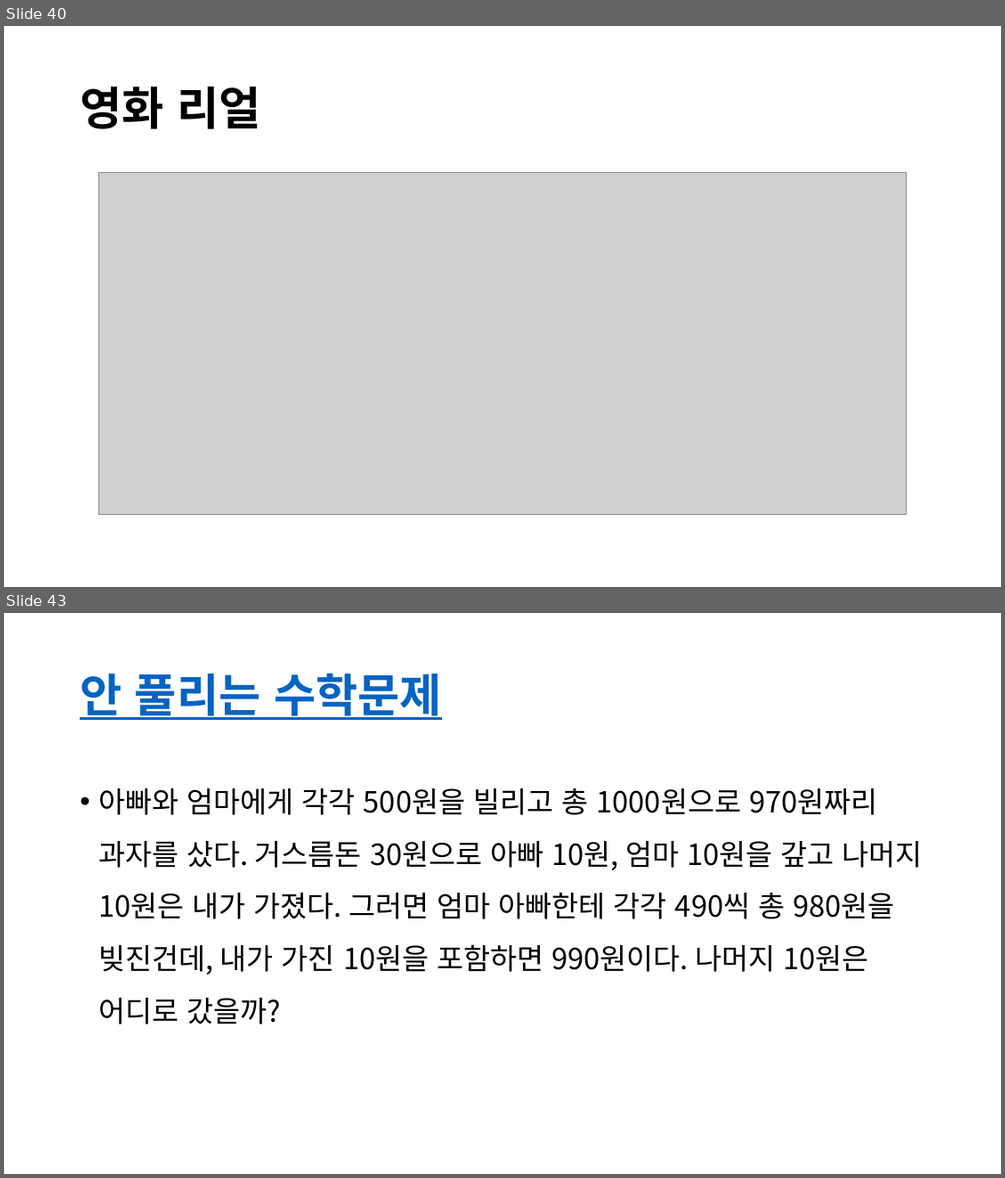
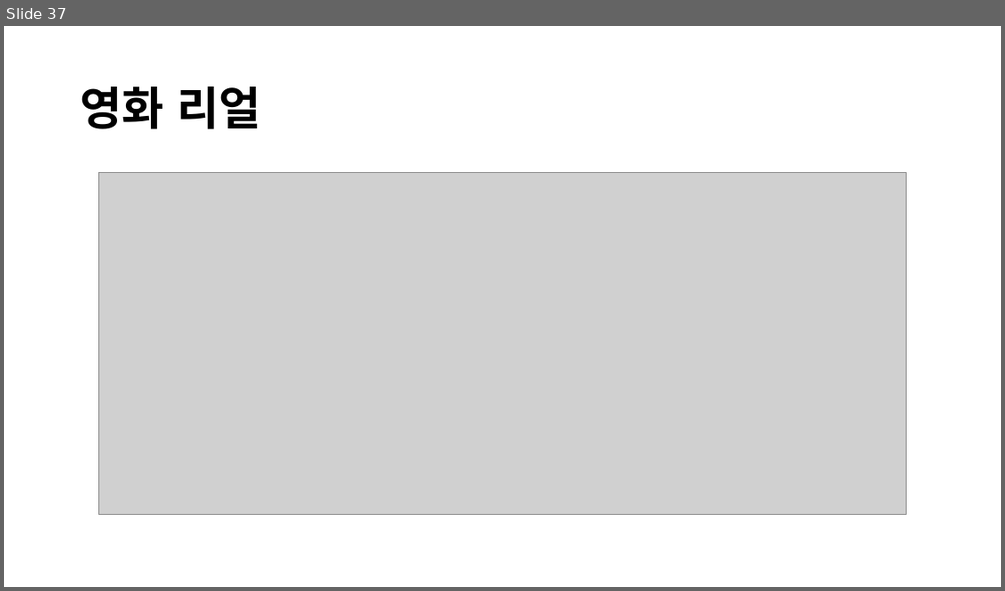
Before and after one commit to lolsaless/Python, a slide deck: PPT/202306023_북부청사 발표/프롬프트 실습(북부청사).pptx. Shown one above the other, each under a label of ours: slides 40 and 43 before the commit, slide 37 after it; the slides between them are not shown. The pictures are 1005x1178 and 1005x591 pixels, drawn with LibreOffice and Linux fonts; fonts in the diff are those of the drawing; grey boxes stand for pictures. Boxes give left, top, right and bottom in pixels: in the first picture for what was removed or moved away, otherwise in the second. Text is boxed around its words. In the diff, an @@ line names an element or a change of style, - is before the commit and + after.

```diff
--- a/PPT/202306023_북부청사 발표/프롬프트 실습(북부청사).pptx
+++ b/PPT/202306023_북부청사 발표/프롬프트 실습(북부청사).pptx
@@ slide 43 removed at [4, 613, 1001, 1174], background #FFFFFF @@
@@ title removed at [80, 673, 442, 720] @@
-안 풀리는 수학문제
@@ text removed at [98, 788, 922, 1024] @@
-• 아빠와 엄마에게 각각 500원을 빌리고 총 1000원으로 970원짜리 과자를 샀다. 거스름돈 30원으로 아빠 10원, 엄마 10원을 갚고 나머지 10원은 내가 가졌다. 그러면 엄마 아빠한테 각각 490씩 총 980원을 빚진건데, 내가 가진 10원을 포함하면 990원이다. 나머지 10원은 어디로 갔을까?
@@ what was slide 40 is now slide 37 @@
```
Also in this commit, not shown: 2 slides changed, 7 other slides removed.
